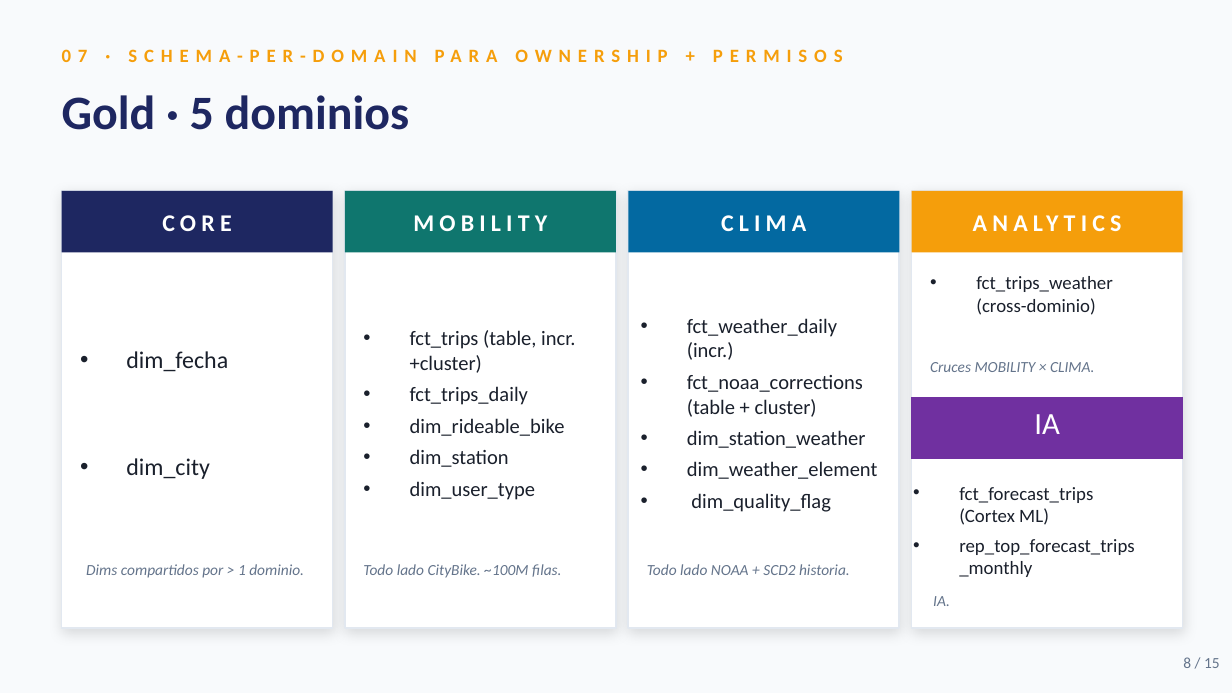
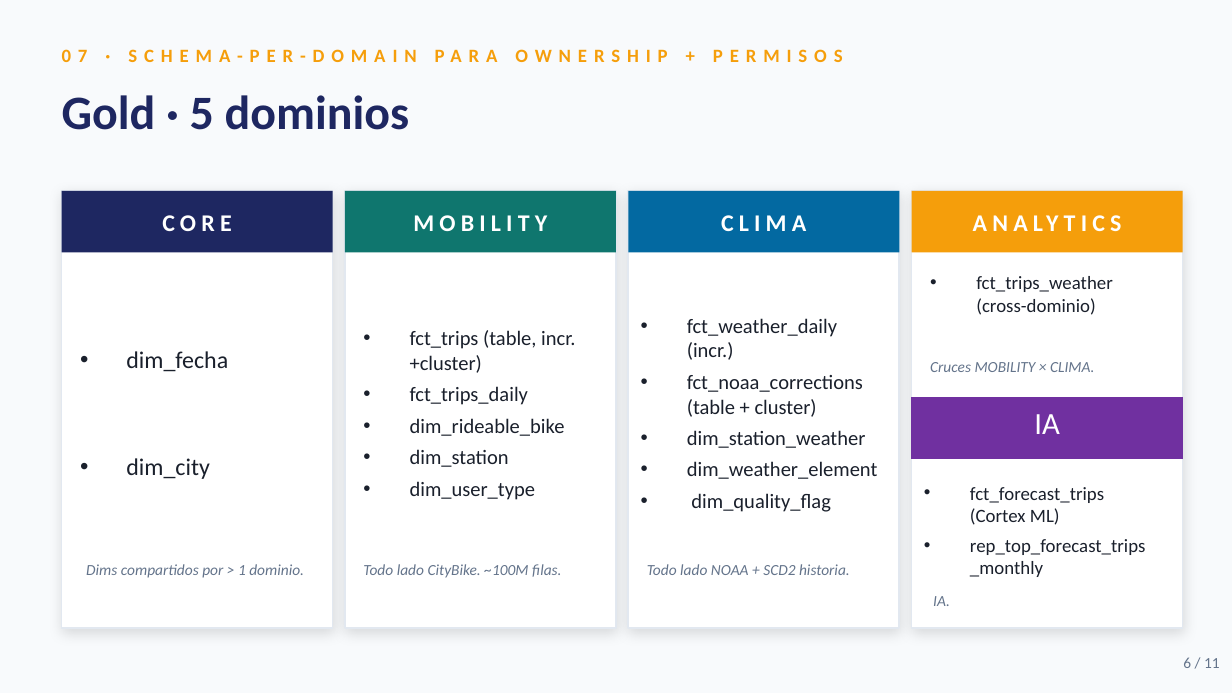
Before and after one commit to Rlizaran/Snowflake_proyect, a slide deck: slide 6 of presentacion/Presentacion.pptx (slide 8 before the commit). Drawn at 1232x693 pixels with LibreOffice and Linux fonts; fonts in the diff are those of the drawing. Boxes give left, top, right and bottom in pixels: in the first picture for what was removed or moved away, otherwise in the second. Text is boxed around its words. In the diff, an @@ line names an element or a change of style, - is before the commit and + after.

```diff
--- a/presentacion/Presentacion.pptx
+++ b/presentacion/Presentacion.pptx
@@ text "fct_forecast_trips (Cortex ML)": place and size @@
-text "fct_forecast_trips (Cortex ML)" at (959,487,1134,577)
+text "fct_forecast_trips (Cortex ML)" at (970,487,1145,577)
@@ text at (1183,657,1220,668): text changed @@
-8 / 15
+6 / 11
```
Also in this commit, not shown: 9 other slides changed, 4 slides removed, 1 other file.
